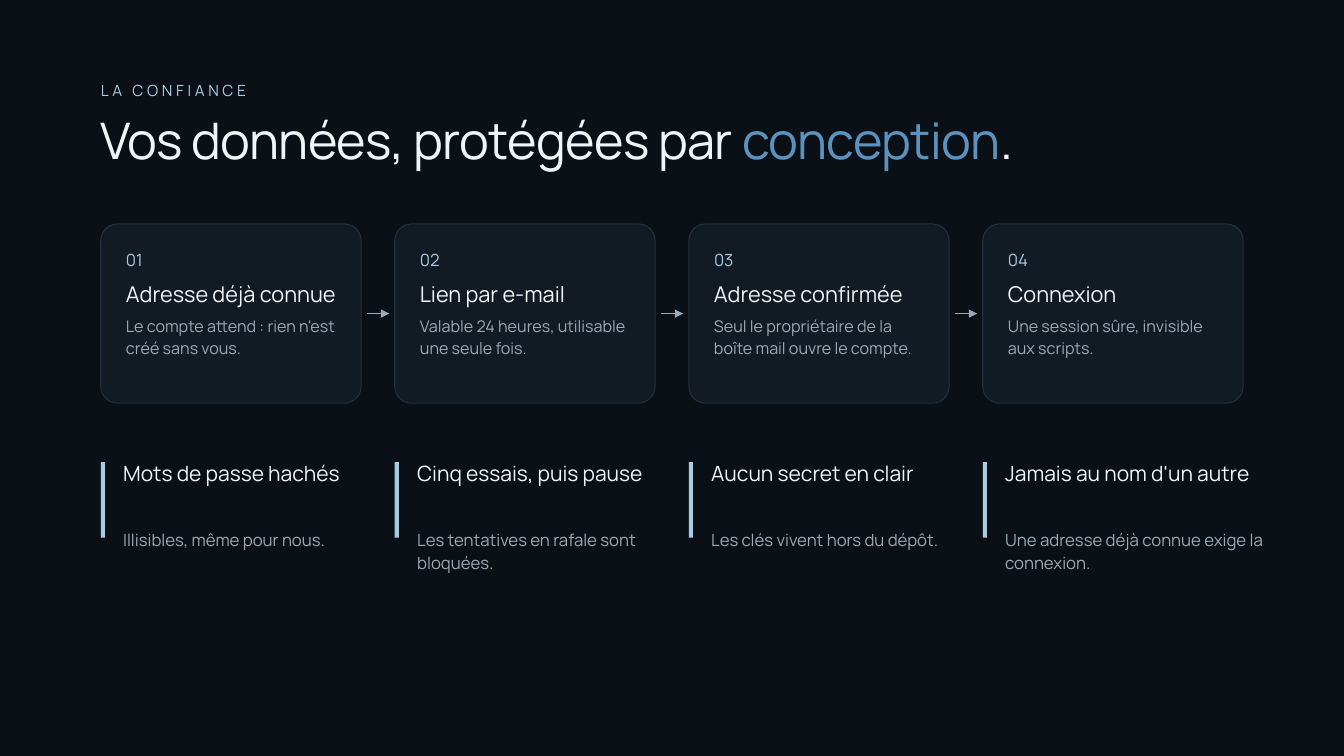
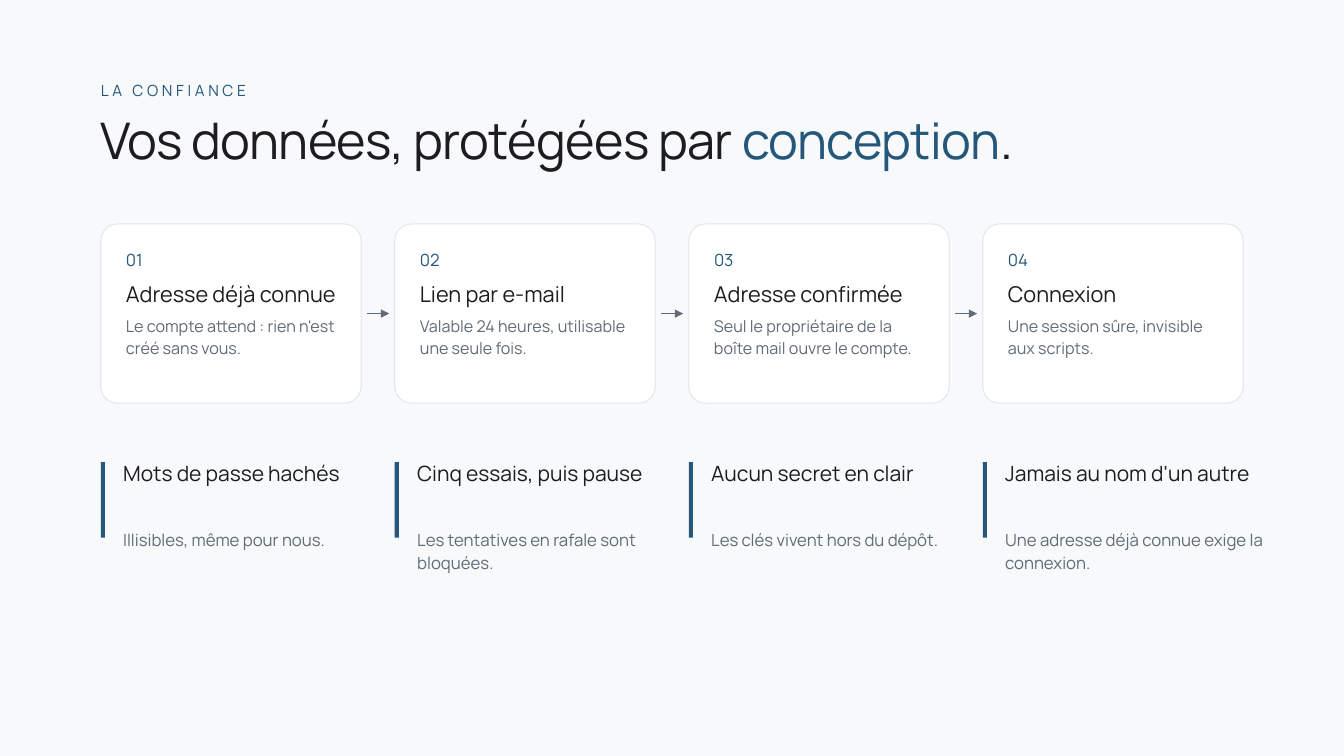
Before and after one commit to Yohan-AVRONSART/Projets, a slide deck: slide 8 of docs/YIA_Jobs_soutenance.pptx. Drawn at 1344x756 pixels with LibreOffice and Linux fonts; fonts in the diff are those of the drawing. Boxes give left, top, right and bottom in pixels: in the first picture for what was removed or moved away, otherwise in the second. Text is boxed around its words. In the diff, an @@ line names an element or a change of style, - is before the commit and + after.

```diff
--- a/docs/YIA_Jobs_soutenance.pptx
+++ b/docs/YIA_Jobs_soutenance.pptx
@@ background #0B1016 to #F7F9FB @@
@@ text "Vos données, protégées par conception." at [101, 119, 1012, 172]: text colour #F2F5F8 to #1D1D1F in "Vos données, protégées par conception."; text colour gradient #5A93BF to #A9CCE3 to #24577A in "conception." @@
@@ fill #121A23 to #FFFFFF; outline #243040 0.75 pt to #E2E8ED 0.75 pt in 4 elements at [101, 224, 361, 403], [395, 224, 655, 403], [689, 224, 949, 403], [983, 224, 1243, 403] @@
@@ text colour #A9CCE3 to #24577A in 5 elements at [101, 84, 245, 96], [126, 253, 143, 267], [420, 253, 440, 267], [714, 253, 734, 267], [1008, 253, 1028, 267] @@
@@ arrow (367, 314) - (389, 314): stroke #9CA9B6 1.25 pt to #5F6B76 1.25 pt @@
@@ arrow (661, 314) - (684, 314): stroke #9CA9B6 1.25 pt to #5F6B76 1.25 pt @@
@@ arrow (955, 314) - (977, 314): stroke #9CA9B6 1.25 pt to #5F6B76 1.25 pt @@
@@ fill #A9CCE3 to #24577A in 4 elements at [101, 462, 105, 537], [395, 462, 399, 537], [689, 462, 693, 537], [983, 462, 987, 537] @@
@@ text colour #F2F5F8 to #1D1D1F in 8 elements at [126, 285, 336, 308], [420, 286, 565, 308], [714, 285, 902, 303], [1008, 286, 1116, 303], [123, 464, 339, 486], [417, 465, 643, 486], [711, 465, 913, 482], [1005, 465, 1249, 482] @@
@@ text colour #9CA9B6 to #5F6B76 in 8 elements at [126, 320, 335, 354], [420, 320, 625, 354], [714, 319, 912, 358], [1008, 320, 1203, 358], [123, 533, 325, 550], [417, 533, 635, 573], [711, 533, 938, 550], [1005, 533, 1263, 569] @@
```
Also in this commit, not shown: 10 other slides changed, 1 other file.
